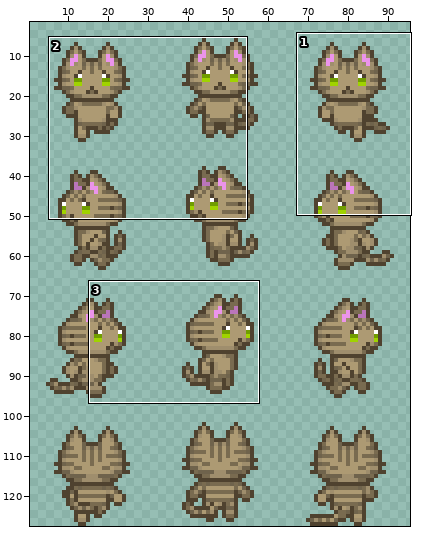
Two versions of one sprite sheet, Assets/Sprites/Characters/hazel.png. The first picture is a wide view before the edit; the outline marks the close-up.
Close-up. As it was:
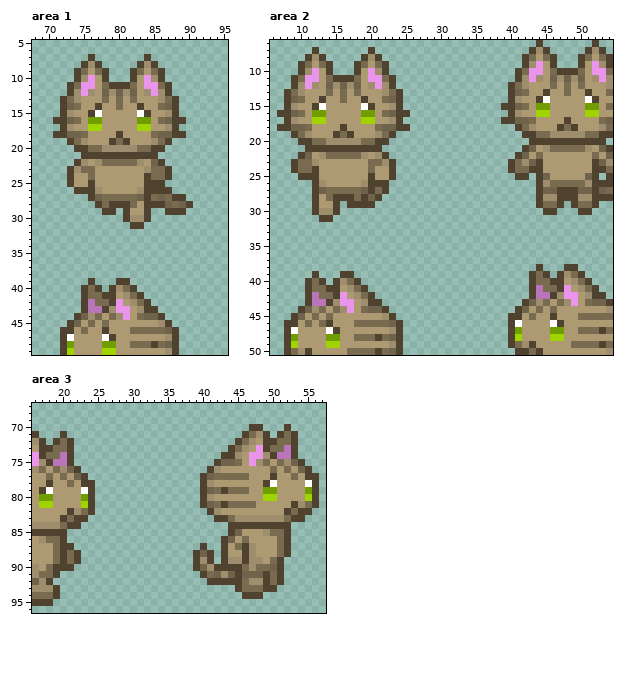
The file is 96x128 pixels. Shown: area 1: x 68..95, y 5..49; area 2: x 6..54, y 6..50; area 3: x 16..57, y 67..96. The wide view leaves out empty margins. The commit also changed other parts of the picture, which this record leaves out.
After:
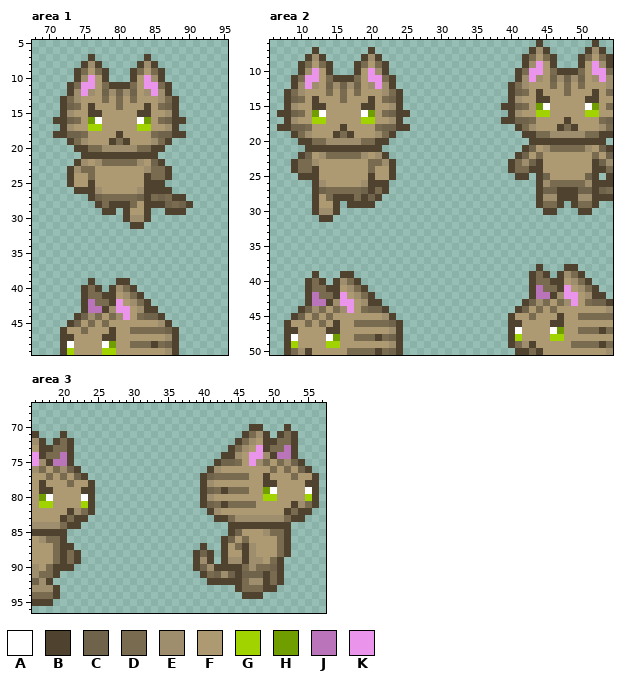
Palette (. is transparent): A #ffffff  B #4f422f  C #6f634c  D #796b50  E #9f8e6d  F #ad9a73  G #a0d300  H #709d00  J #ba75ba  K #eb94eb
What changed:
Area 1:
Colour H gives way to colour A in row 16 at x 77 and 83; in row 48 at x 73 and 78.
Colour A gives way to colour B in row 15 at x 77 and 83; in row 47 at x 73 and 78.
Colour F gives way to colour B in row 14 at x 76 and 84; in row 46 at x 79.
Colour B gives way to colour F in row 14 at x 77 and 83; in row 46 at x 73 and 78.
Area 2:
Colour H gives way to colour A in row 15 at x 45 and 51; in row 16 at x 13 and 19; in row 47 at x 41 and 46; in row 48 at x 9 and 14.
Colour A gives way to colour B in row 14 at x 45 and 51; in row 15 at x 13 and 19; in row 46 at x 41 and 46; in row 47 at x 9 and 14.
Colour F gives way to colour B in row 13 at x 44 and 52; in row 14 at x 12 and 20; in row 45 at x 47; in row 46 at x 15.
Colour B gives way to colour F in row 13 at x 45 and 51; in row 14 at x 13 and 19; in row 45 at x 41 and 46; in row 46 at x 9 and 14.
Area 3:
Colour H gives way to colour A in row 79 at x 50 and 55; in row 80 at x 18 and 23.
Colour A gives way to colour B in row 78 at x 50 and 55; in row 79 at x 18 and 23.
Colour F gives way to colour B in row 77 at x 49; in row 78 at x 17.
Colour B gives way to colour F in row 77 at x 50 and 55; in row 78 at x 18 and 23.
